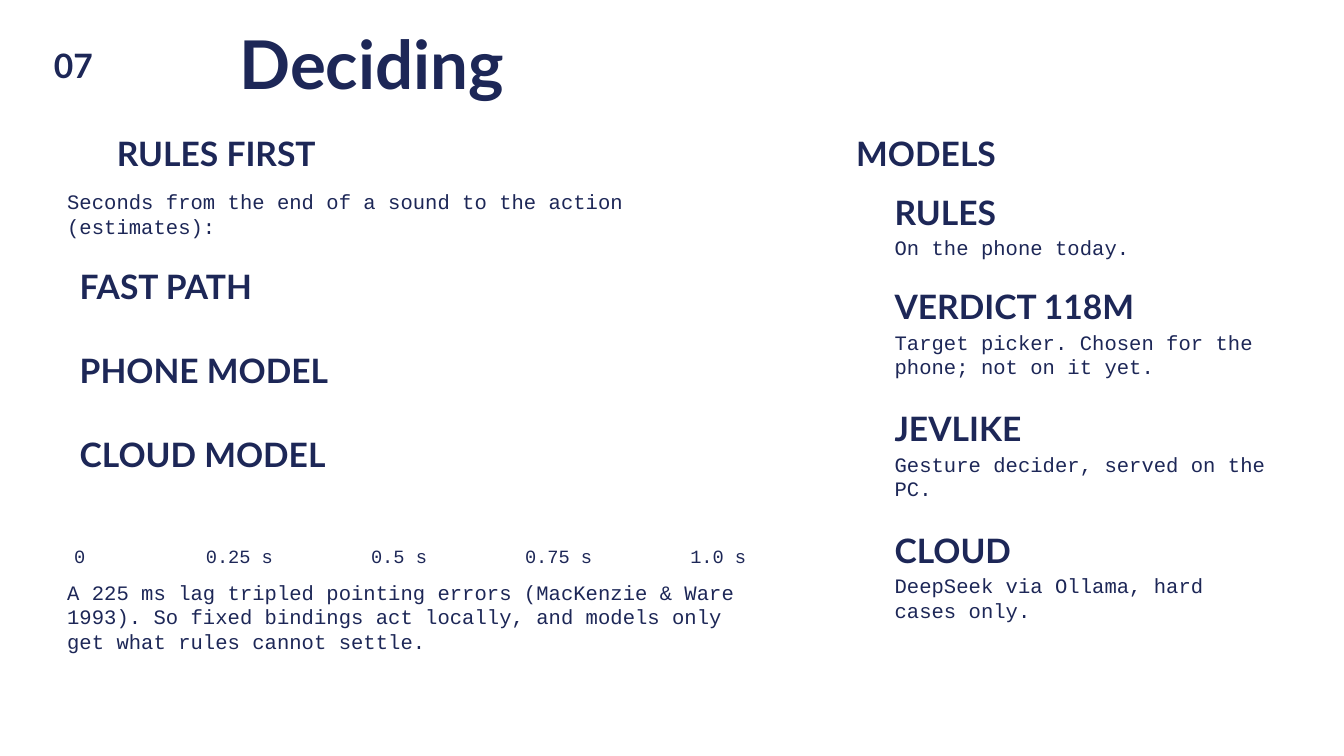
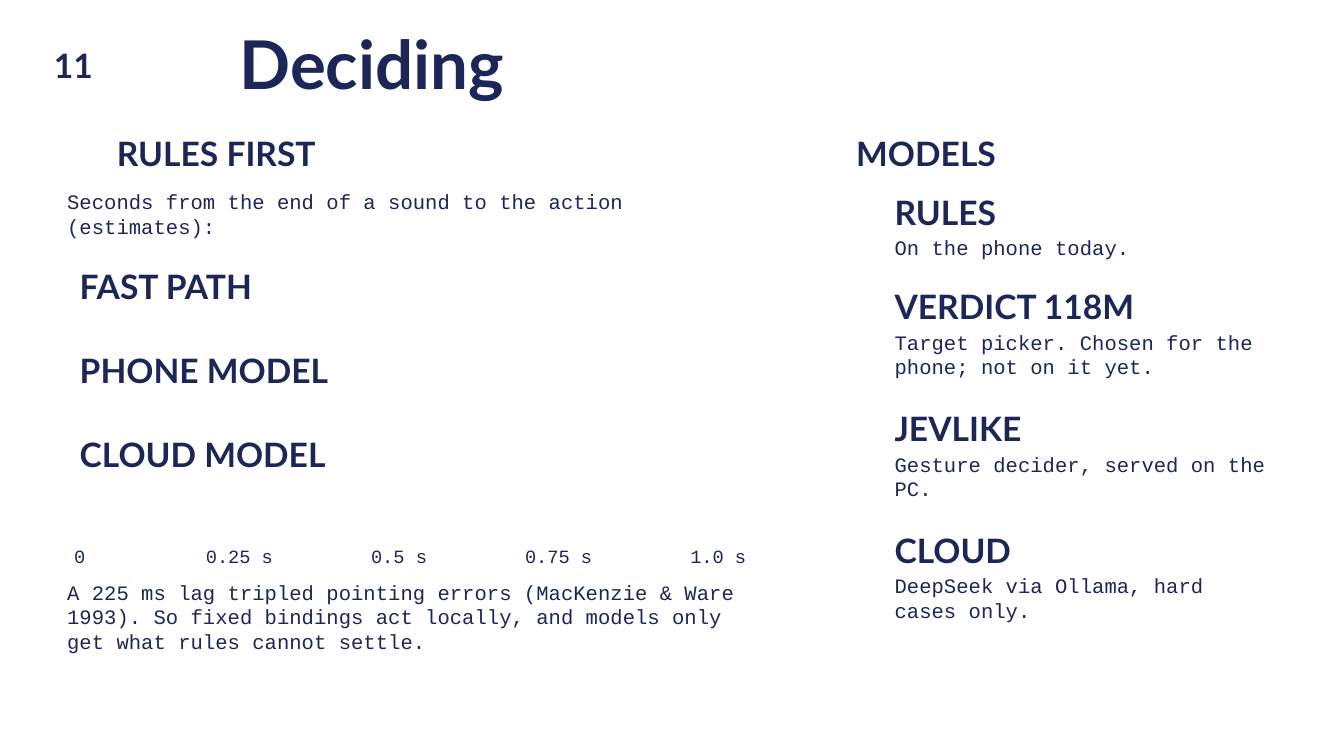
Before and after one commit to dxcently/Canti, a slide deck: slide 12 of docs/canti-overview.pptx (slide 8 before the commit). Drawn at 1344x756 pixels with LibreOffice and Linux fonts; fonts in the diff are those of the drawing; background and template pictures are left out. Boxes give left, top, right and bottom in pixels: in the first picture for what was removed or moved away, otherwise in the second. Text is boxed around its words. In the diff, an @@ line names an element or a change of style, - is before the commit and + after.

```diff
--- a/docs/canti-overview.pptx
+++ b/docs/canti-overview.pptx
@@ text at (x1=54, y1=53, x2=93, y2=78): text changed @@
-07
+11
```
Also in this commit, not shown: 6 other slides changed, 4 slides added, 3 other files.
